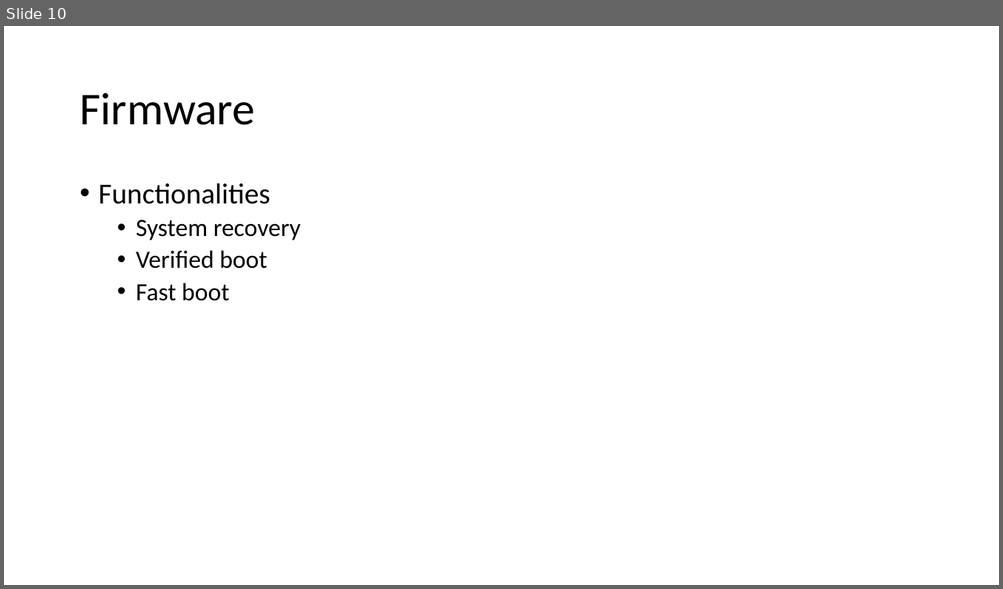
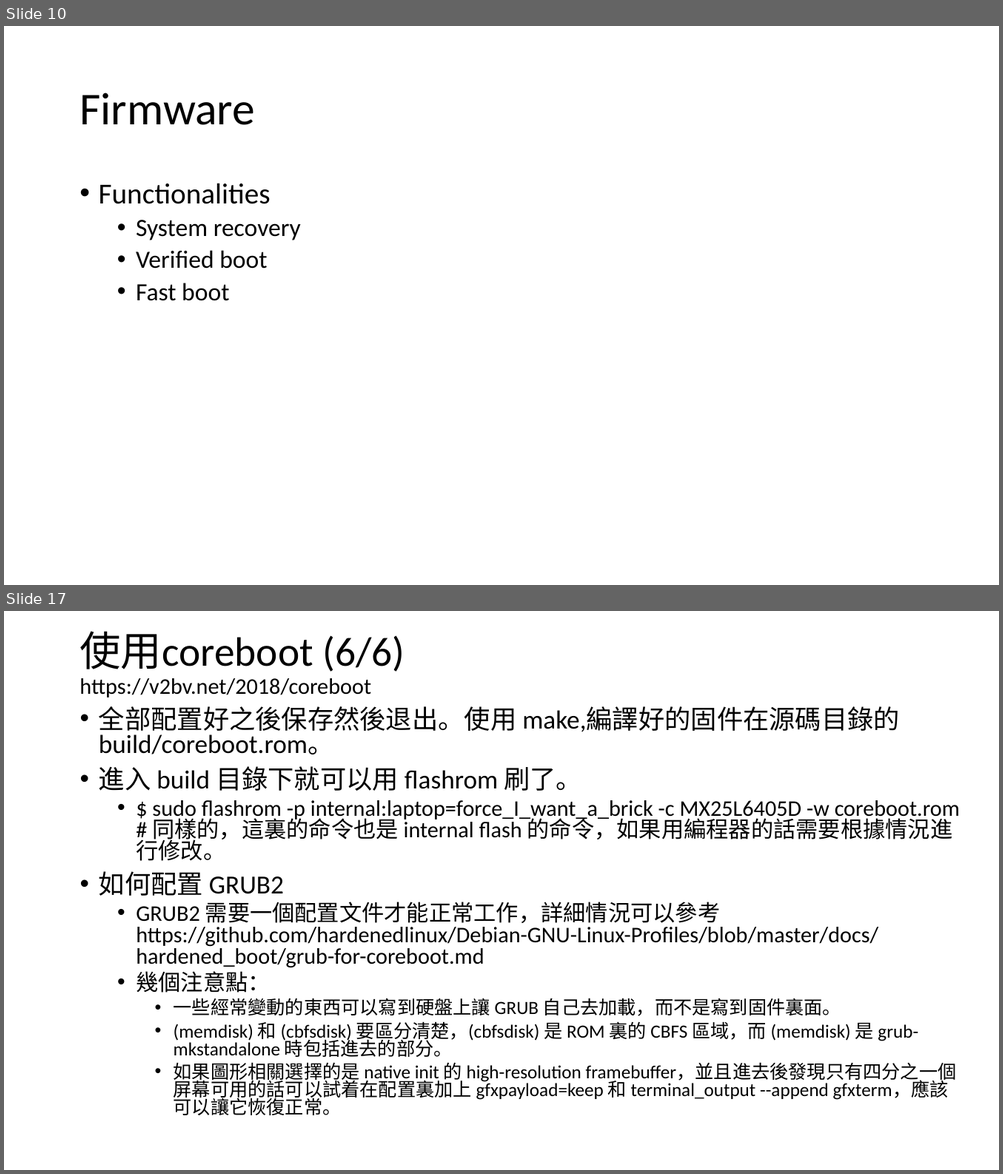
Before and after one commit to alanz2015/Study-Notes, a slide deck: UnderstandOfChromiumOS.pptx. Shown one above the other, each under a label of ours: slide 10 before the commit, slides 10 and 17 after it; the slides between them are not shown. The pictures are 1003x589 and 1003x1174 pixels, drawn with LibreOffice and Linux fonts; fonts in the diff are those of the drawing. Boxes give left, top, right and bottom in pixels: in the first picture for what was removed or moved away, otherwise in the second. Text is boxed around its words. In the diff, an @@ line names an element or a change of style, - is before the commit and + after.

Commit message:
Add how to use coreboot chapter.

```diff
--- a/UnderstandOfChromiumOS.pptx
+++ b/UnderstandOfChromiumOS.pptx
@@ slide 17 added at <box>4,611,999,1170</box>, background #FFFFFF @@
@@ title added at <box>79,631,404,698</box>, 21.6 pt, text #000000 @@
+使用coreboot (6/6)
+https://v2bv.net/2018/coreboot
@@ text added at <box>99,706,959,1116</box>, 21.6 pt, text #000000 @@
+• 全部配置好之後保存然後退出。使用 make,編譯好的固件在源碼目錄的 build/coreboot.rom。
+• 進入 build 目錄下就可以用 flashrom 刷了。
+  • $ sudo flashrom -p internal:laptop=force_I_want_a_brick -c MX25L6405D -w coreboot.rom # 同樣的，這裏的命令也是 internal flash 的命令，如果用編程器的話需要根據情況進行修改。
+• 如何配置 GRUB2
+  • GRUB2 需要一個配置文件才能正常工作，詳細情況可以參考 https://github.com/hardenedlinux/Debian-GNU-Linux-Profiles/blob/master/docs/hardened_boot/grub-for-coreboot.md
+  • 幾個注意點：
+    • 一些經常變動的東西可以寫到硬盤上讓 GRUB 自己去加載，而不是寫到固件裏面。
+    • (memdisk) 和 (cbfsdisk) 要區分清楚，(cbfsdisk) 是 ROM 裏的 CBFS 區域，而 (memdisk) 是 grub-mkstandalone 時包括進去的部分。
+    • 如果圖形相關選擇的是 native init 的 high-resolution framebuffer，並且進去後發現只有四分之一個屏幕可用的話可以試着在配置裏加上 gfxpayload=keep 和 terminal_output --append gfxterm，應該可以讓它恢復正常。
```
Also in this commit, not shown: 6 other slides added.
